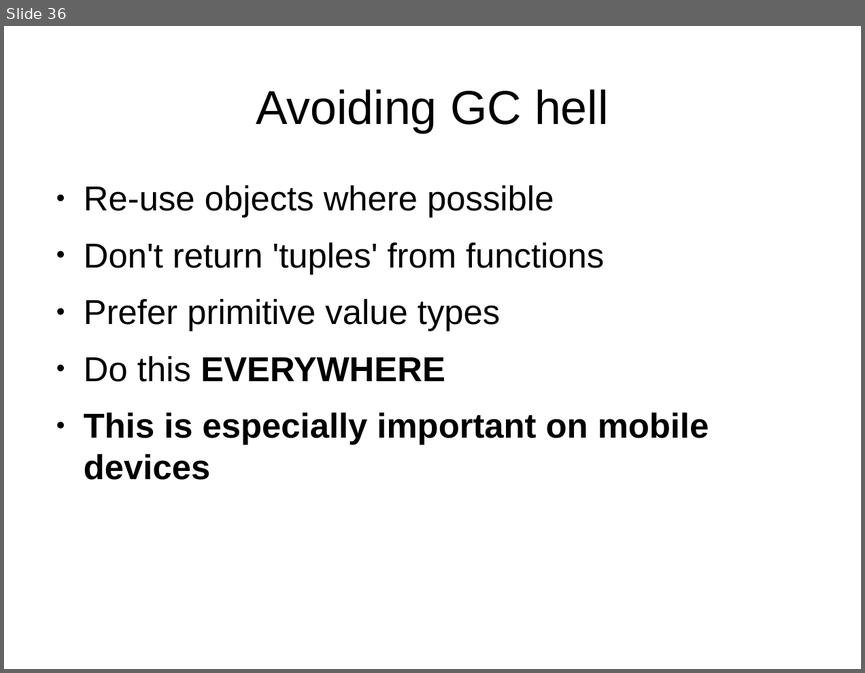
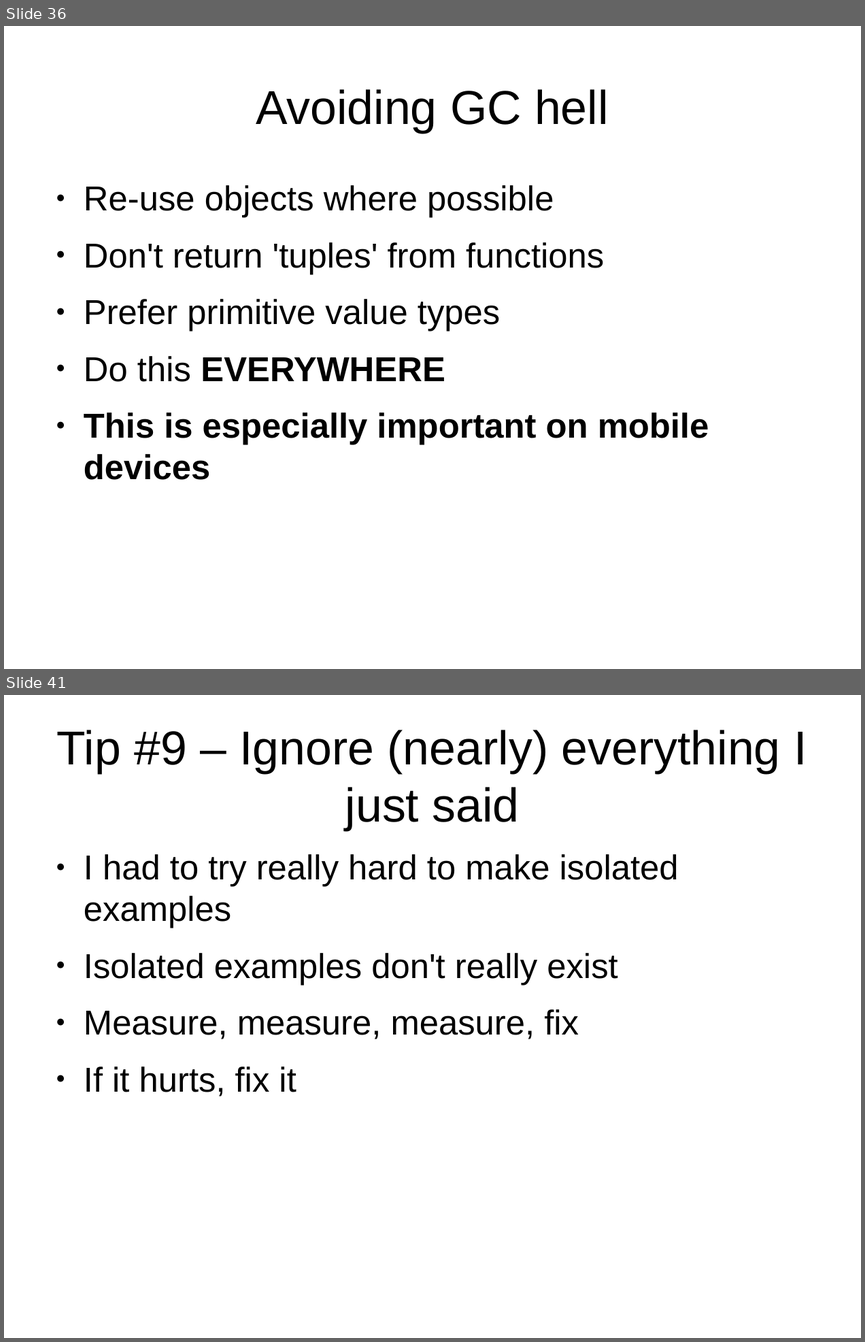
Before and after one commit to robashton/wabs, a slide deck: presentation.odp. Shown one above the other, each under a label of ours: slide 36 before the commit, slides 36 and 41 after it; the slides between them are not shown. The pictures are 865x673 and 865x1342 pixels, drawn with LibreOffice and Linux fonts; fonts in the diff are those of the drawing. Boxes give left, top, right and bottom in pixels: in the first picture for what was removed or moved away, otherwise in the second. Text is boxed around its words. In the diff, an @@ line names an element or a change of style, - is before the commit and + after.

```diff
--- a/presentation.odp
+++ b/presentation.odp
@@ slide 41 added at (4, 695, 861, 1338), background #FFFFFF @@
@@ title added at (57, 730, 806, 830), 44 pt, text #000000 @@
+Tip #9 – Ignore (nearly) everything I just said
@@ text added at (84, 854, 679, 1096), 32 pt, text #000000 @@
+● I had to try really hard to make isolated examples
+● Isolated examples don't really exist
+● Measure, measure, measure, fix
+● If it hurts, fix it
```
Also in this commit, not shown: 1 slide changed, 8 other slides added, 6 other files.
